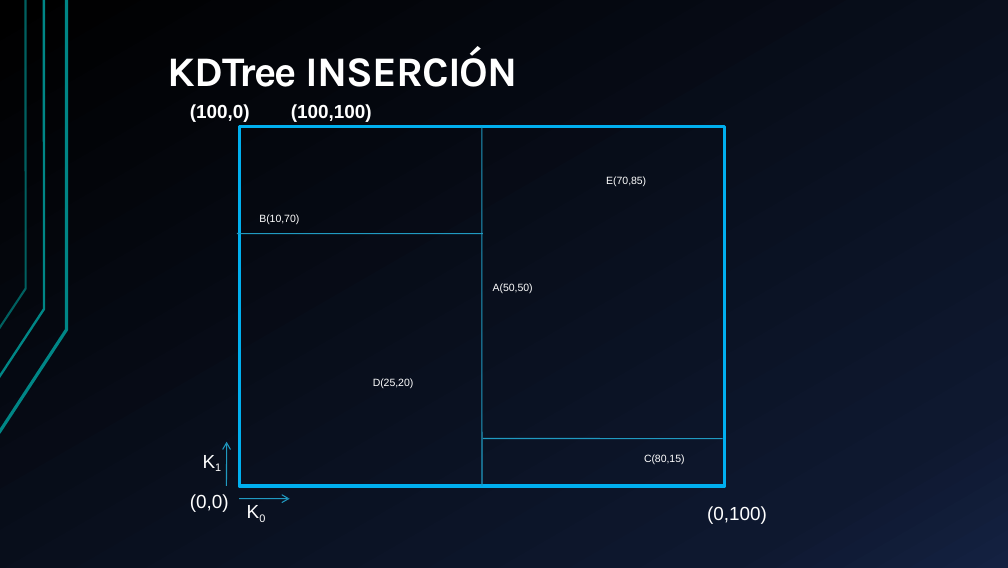
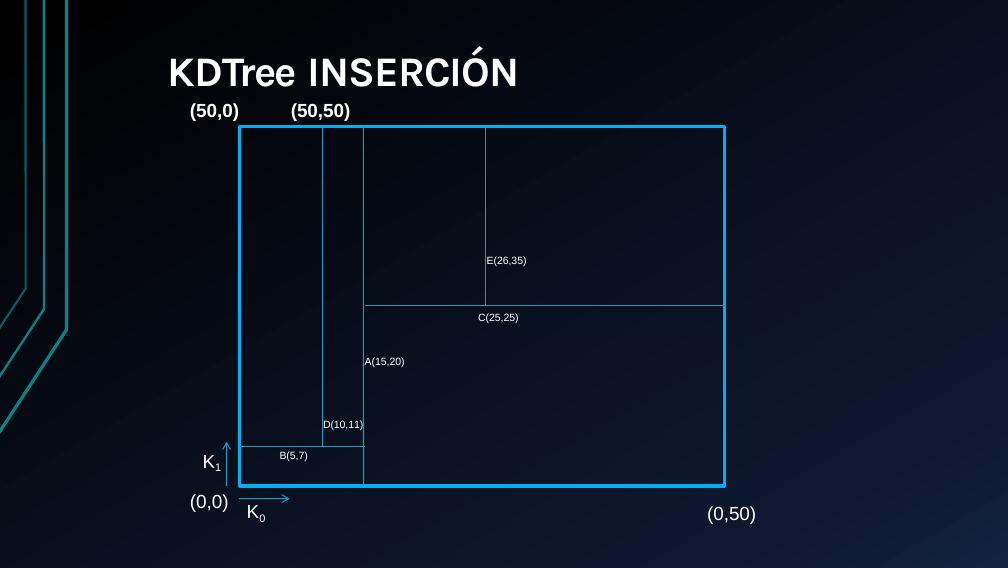
Before and after one commit to iMawe/EstructuraDatos, a slide deck: slide 11 of K-D Tree/Files/KD Tree.pptx. Drawn at 1008x568 pixels with LibreOffice and Linux fonts; fonts in the diff are those of the drawing; background and template pictures are left out. Boxes give left, top, right and bottom in pixels: in the first picture for what was removed or moved away, otherwise in the second. Text is boxed around its words. In the diff, an @@ line names an element or a change of style, - is before the commit and + after.

```diff
--- a/K-D Tree/Files/KD Tree.pptx
+++ b/K-D Tree/Files/KD Tree.pptx
@@ title at <box>190,103,351,121</box>: text changed @@
-(100,0) (100,100)
+(50,0) (50,50)
@@ line added from (322, 446) to (322, 126), #209AC1 1 pt @@
@@ freeform shape: place and size @@
-freeform shape at <box>482,126,482,486</box>
+freeform shape at <box>363,126,363,486</box>
@@ line added from (486, 306) to (486, 126), #209AC1 1 pt @@
@@ freeform shape removed at <box>237,233,483,233</box> @@
@@ text removed at <box>259,214,299,224</box> @@
-B(10,70)
@@ text at <box>487,256,527,266</box>: text changed @@
-E(70,85)
+E(26,35)
@@ text removed at <box>493,283,533,293</box> @@
-A(50,50)
@@ line added from (365, 306) to (725, 306), #209AC1 1 pt @@
@@ text added at <box>478,313,519,323</box>, 10 pt, text #FFFFFF @@
+C(25,25)
@@ text at <box>365,357,405,367</box>: text changed @@
-D(25,20)
+A(15,20)
@@ line added from (239, 446) to (365, 446), #209AC1 1 pt @@
@@ text added at <box>323,420,363,430</box>, 10 pt, text #FFFFFF @@
+D(10,11)
@@ freeform shape removed at <box>483,438,723,438</box> @@
@@ text added at <box>280,451,308,461</box>, 10 pt, text #FFFFFF @@
+B(5,7)
@@ text removed at <box>644,454,685,464</box> @@
-C(80,15)
@@ text at <box>707,506,756,524</box>: text changed @@
-(0,100)
+(0,50)
```
Also in this commit, not shown: 17 other slides changed, 1 slide added, 1 other file.
